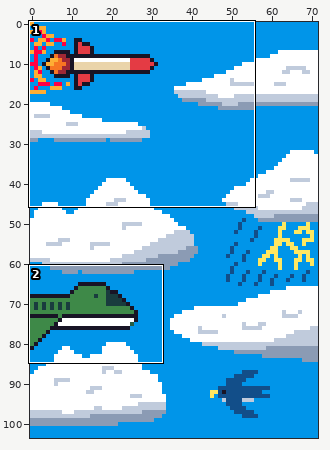
Edited in one commit: sprite sheet (Tamagotchi/Tamagotchi/Assets/Textures/bgex2.png). Above: a wide view before the commit, with the close-up outlined.
Close-up. The starting point:
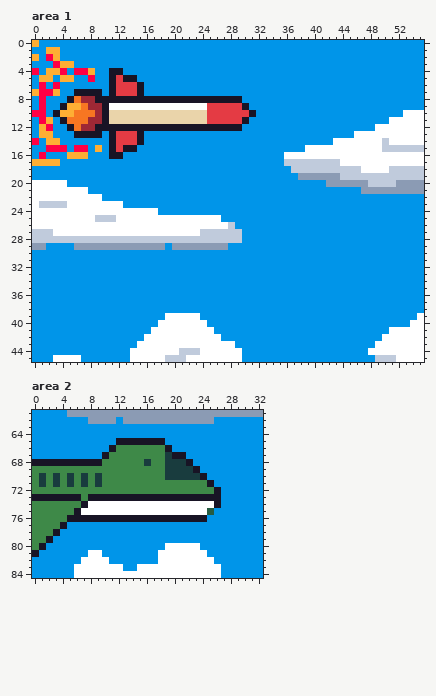
The file is 72x104 pixels. Shown: area 1: x 0..55, y 0..45; area 2: x 0..32, y 61..84.
The same view after the edit:
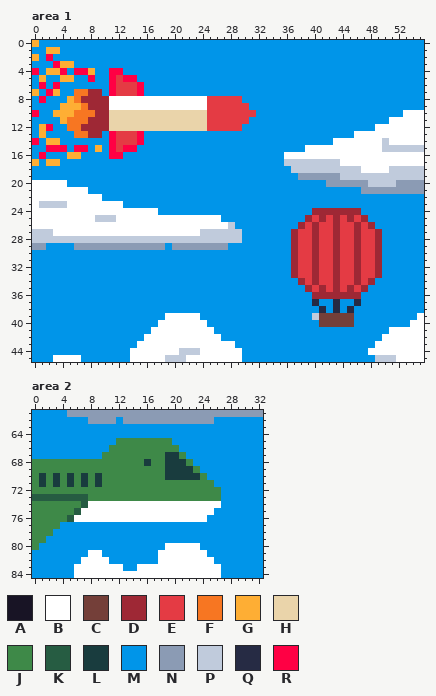
Palette (. is transparent): A #181425  B #ffffff  C #743f39  D #9e2835  E #e43b44  F #f77622  G #feae34  H #ead4aa  J #3e8948  K #265c42  L #193c3e  M #0095e9  N #8b9bb4  P #c0cbdc  Q #262b44  R #ff0044
Edits made:
--- area 1
@@ x 0..33 @@
  1 MMGGMMMMMMMMMMMMMMMMMMMMMMMMMMMMMM
- 2 GMRGMMMMMMMMMMMMMMMMMMMMMMMMMMMMMM
+ 2 GMRMMMMMMMMMMMMMMMMMMMMMMMMMMMMMMM
  3 MMMRGGMMMMMMMMMMMMMMMMMMMMMMMMMMMM
- 4 RMGGRMRRGMMAAMMMMMMMMMMMMMMMMMMMMM
- 5 MGGMGGMMRMMAEAAMMMMMMMMMMMMMMMMMMM
- 6 MRMRMMMMMMMAEEEAMMMMMMMMMMMMMMMMMM
- 7 GRRGMMAAAAMAEEEAMMMMMMMMMMMMMMMMMM
- 8 MRMMMAFDDAAAAAAAAAAAAAAAAAAAAAMMMM
- 9 MRMMAGGFDDABBBBBBBBBBBBBBEEEEEAMMM
-10 RRMAGGFFFDAHHHHHHHHHHHHHHEEEEEEAMM
-11 MRGMAFFFDDAHHHHHHHHHHHHHHEEEEEAMMM
-12 MGRMMAFDDAAAAAAAAAAAAAAAAAAAAAMMMM
-13 MGGMMMAAAAMAEEEAMMMMMMMMMMMMMMMMMM
-14 RMGGMMMMMMMAEEEAMMMMMMMMMMMMMMMMMM
-15 MMRRRMRRMGMAEAAMMMMMMMMMMMMMMMMMMM
-16 MRMMMGGGMMMAAMMMMMMMMMMMMMMMMMMMMM
-17 GGGGMMMMMMMMMMMMMMMMMMMMMMMMMMMMMM
+ 4 RMGGRMRRGMMRRMMMMMMMMMMMMMMMMMMMMM
+ 5 MGMMGGMMRMMRERRMMMMMMMMMMMMMMMMMMM
+ 6 MRMRMMMMMMMREEERMMMMMMMMMMMMMMMMMM
+ 7 GMRGMMFFDDMREEERMMMMMMMMMMMMMMMMMM
+ 8 MRMMMGFDDDDBBBBBBBBBBBBBBEEEEEMMMM
+ 9 MMMMGGGFDDDBBBBBBBBBBBBBBEEEEEEMMM
+10 RMMGGGFFFDDHHHHHHHHHHHHHHEEEEEEEMM
+11 MMMMGFFFDDDHHHHHHHHHHHHHHEEEEEEMMM
+12 MGRMMFFDDDDHHHHHHHHHHHHHHEEEEEMMMM
+13 MGMMMMFFDDMREEERMMMMMMMMMMMMMMMMMM
+14 RMGGMMMMMMMREEERMMMMMMMMMMMMMMMMMM
+15 MMRRRMRRMGMRERRMMMMMMMMMMMMMMMMMMM
+16 MRMMMGGMMMMRRMMMMMMMMMMMMMMMMMMMMM
+17 GMGGMMMMMMMMMMMMMMMMMMMMMMMMMMMMMM
 18 MMMMMMMMMMMMMMMMMMMMMMMMMMMMMMMMMM
@@ x 35..51 @@
 23 MMMMMMMMMMMMMMMMM
-24 MMMMMMMMMMMMMMMMM
-25 MMMMMMMMMMMMMMMMM
-26 MMMMMMMMMMMMMMMMM
-27 MMMMMMMMMMMMMMMMM
-28 MMMMMMMMMMMMMMMMM
-29 MMMMMMMMMMMMMMMMM
-30 MMMMMMMMMMMMMMMMM
-31 MMMMMMMMMMMMMMMMM
-32 MMMMMMMMMMMMMMMMM
-33 MMMMMMMMMMMMMMMMM
-34 MMMMMMMMMMMMMMMMM
-35 MMMMMMMMMMMMMMMMM
-36 MMMMMMMMMMMMMMMMM
-37 MMMMMMMMMMMMMMMMM
-38 MMMMMMMMMMMMMMMMM
-39 MMMMMMMMMMMMMMMMM
-40 MMMMMMMMMMMMMMMMM
+24 MMMMMDDDDDDDMMMMM
+25 MMMMDEDEDEDEDMMMM
+26 MMMDEDEEDEEDEDMMM
+27 MMDEEDEEDEEDEEDMM
+28 MMDEEDEEDEEDEEDMM
+29 MMDEEDEEDEEDEEDMM
+30 MMDEEDEEDEEDEEDMM
+31 MMDEEDEEDEEDEEDMM
+32 MMDEEDEEDEEDEEDMM
+33 MMDEEDEEDEEDEEDMM
+34 MMMDEDEEDEEDEDMMM
+35 MMMMDEDEDEDEDMMMM
+36 MMMMMDDDDDDDMMMMM
+37 MMMMMQMMQMMQMMMMM
+38 MMMMMMQMQMQMMMMMM
+39 MMMMMPCCCCCMMMMMM
+40 MMMMMMCCCCCMMMMMM
 41 MMMMMMMMMMMMMMMMB
--- area 2
@@ x 0..32 @@
 64 MMMMMMMMMMMMMMMMMMMMMMMMMMMMMMMMM
-65 MMMMMMMMMMMMAAAAAAAMMMMMMMMMMMMMM
-66 MMMMMMMMMMMAJJJJJJJAMMMMMMMMMMMMM
-67 MMMMMMMMMMAJJJJJJJJLAAMMMMMMMMMMM
-68 AAAAAAAAAAJJJJJJLJJLLLAMMMMMMMMMM
-69 JJJJJJJJJJJJJJJJJJJLLLLAMMMMMMMMM
-70 JLJLJLJLJLJJJJJJJJJLLLLLAMMMMMMMM
-71 JLJLJLJLJLJJJJJJJJJJJJJJJAMMMMMMM
-72 JJJJJJJJJJJJJJJJJJJJJJJJJJAMMMMMM
-73 AAAAAAAJAAAAAAAAAAAAAAAAAAAMMMMMM
-74 JJJJJJJABBBBBBBBBBBBBBBBBBAMMMMMM
-75 JJJJJJABBBBBBBBBBBBBBBBBBKMMMMMMM
-76 JJJJJAAAAAAAAAAAAAAAAAAAAMMMMMMMM
-77 JJJJAMMMMMMMMMMMMMMMMMMMMMMMMMMMM
-78 JJJAMMMMMMMMMMMMMMMMMMMMMMMMMMMMM
-79 JJAMMMMMMMMMMMMMMMMMMMMMMMMMMMMMM
-80 JAMMMMMMMMMMMMMMMMMBBBBBMMMMMMMMM
-81 AMMMMMMMBBMMMMMMMMBBBBBBBMMMMMMMM
+65 MMMMMMMMMMMMJJJJJJJJMMMMMMMMMMMMM
+66 MMMMMMMMMMMJJJJJJJJJJMMMMMMMMMMMM
+67 MMMMMMMMMMJJJJJJJJJLLJMMMMMMMMMMM
+68 JJJJJJJJJJJJJJJJLJJLLLJMMMMMMMMMM
+69 JJJJJJJJJJJJJJJJJJJLLLLJMMMMMMMMM
+70 JLJLJLJLJLJJJJJJJJJLLLLLJMMMMMMMM
+71 JLJLJLJLJLJJJJJJJJJJJJJJJJMMMMMMM
+72 JJJJJJJJJJJJJJJJJJJJJJJJJJJMMMMMM
+73 KKKKKKKKJJJJJJJJJJJJJJJJJJJMMMMMM
+74 JJJJJJJKBBBBBBBBBBBBBBBBBBBMMMMMM
+75 JJJJJJKBBBBBBBBBBBBBBBBBBBMMMMMMM
+76 JJJJJKBBBBBBBBBBBBBBBBBBBMMMMMMMM
+77 JJJJMMMMMMMMMMMMMMMMMMMMMMMMMMMMM
+78 JJJMMMMMMMMMMMMMMMMMMMMMMMMMMMMMM
+79 JJMMMMMMMMMMMMMMMMMMMMMMMMMMMMMMM
+80 JMMMMMMMMMMMMMMMMMMBBBBBMMMMMMMMM
+81 MMMMMMMMBBMMMMMMMMBBBBBBBMMMMMMMM
 82 MMMMMMMBBBBMMMMMMMBBBBBBBBMMMMMMM
Pixel boxes of the changes (left, top, right, bottom) in both close-ups:
changed: (39, 54, 256, 166)
changed: (291, 208, 382, 327)
changed: (32, 438, 221, 557)
